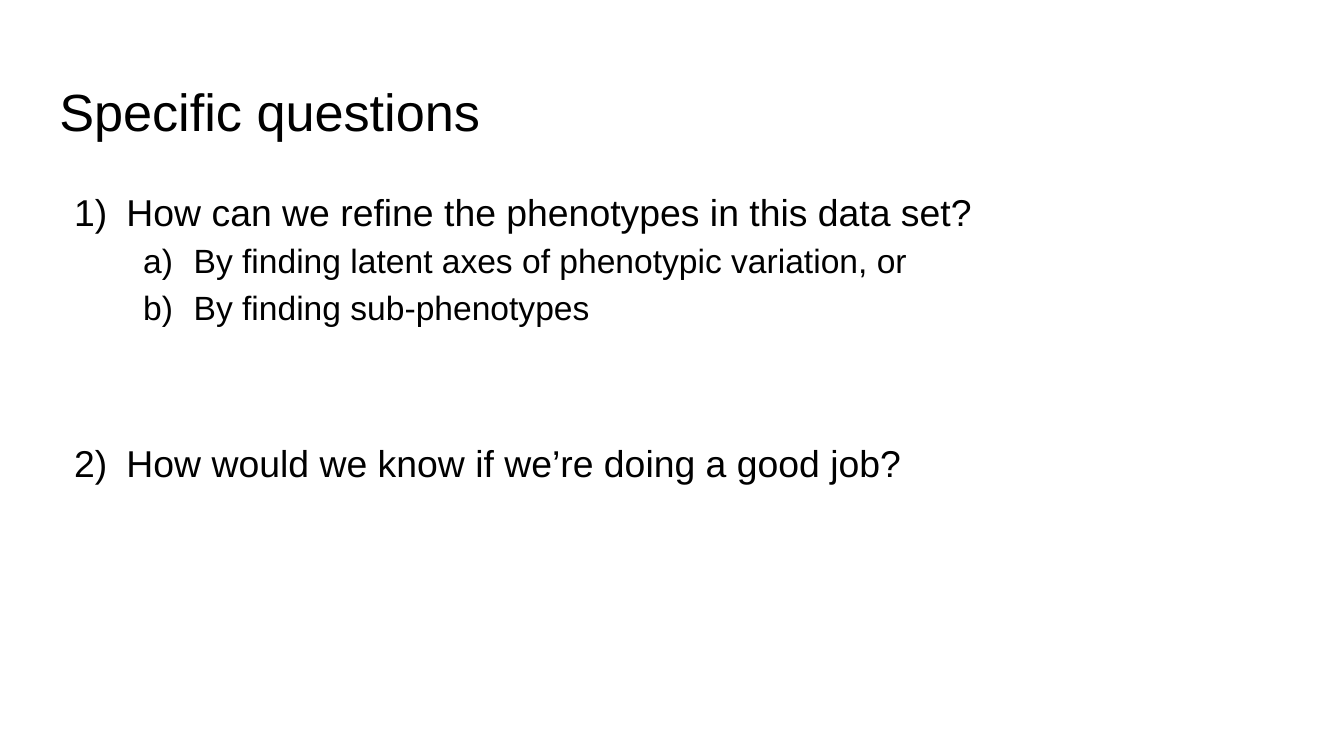
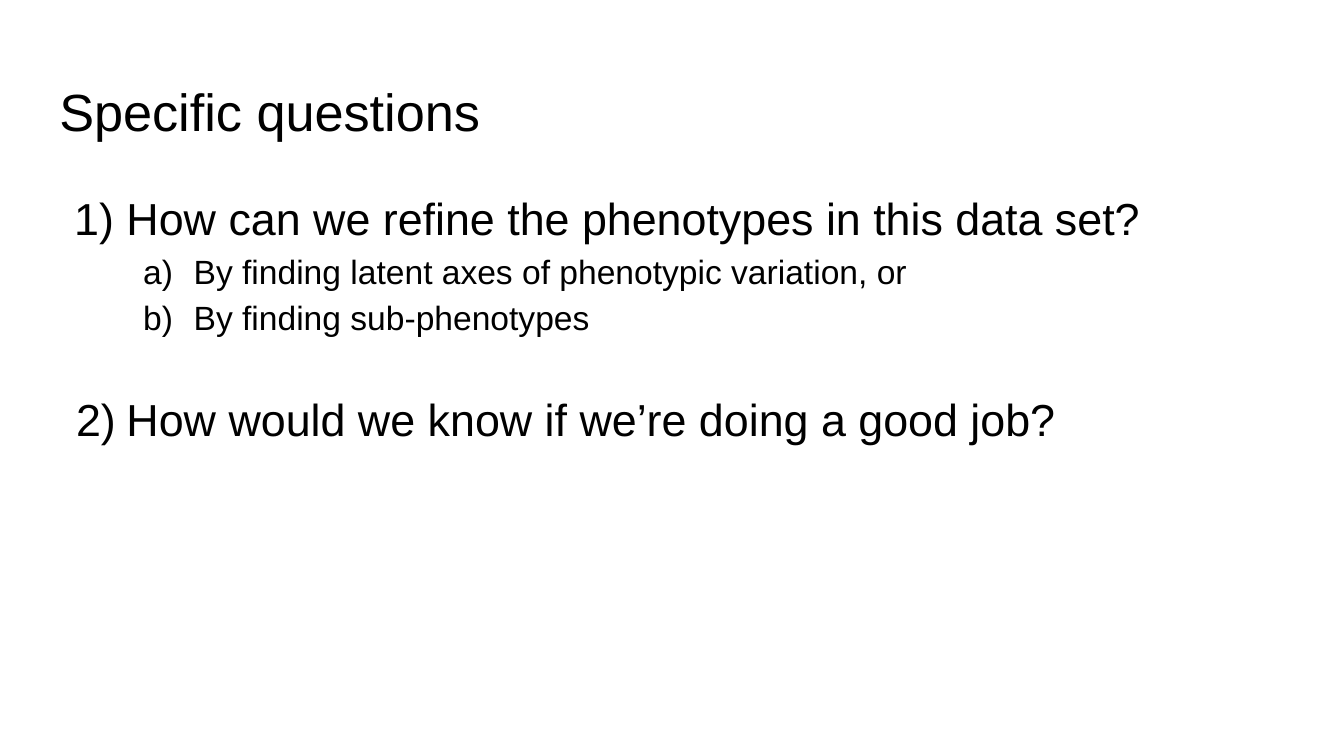
Before and after one commit to lmrl-bio/lmrl-bio.github.io, a slide deck: slide 11 of hostedfiles/c2.slides.pptx (slide 12 before the commit). Drawn at 1344x756 pixels with LibreOffice and Linux fonts; fonts in the diff are those of the drawing. Boxes give left, top, right and bottom in pixels: in the first picture for what was removed or moved away, otherwise in the second. Text is boxed around its words. In the diff, an @@ line names an element or a change of style, - is before the commit and + after.

```diff
--- a/hostedfiles/c2.slides.pptx
+++ b/hostedfiles/c2.slides.pptx
@@ text at bbox=[126, 202, 1140, 445]: size 20 to 24 pt in "How can we refine the phenotypes in ...", "How would we know if we’re doing ..."; indent changed; less space between paragraphs @@
```
Also in this commit, not shown: 8 other slides changed, 1 slide removed, 3 other files.
